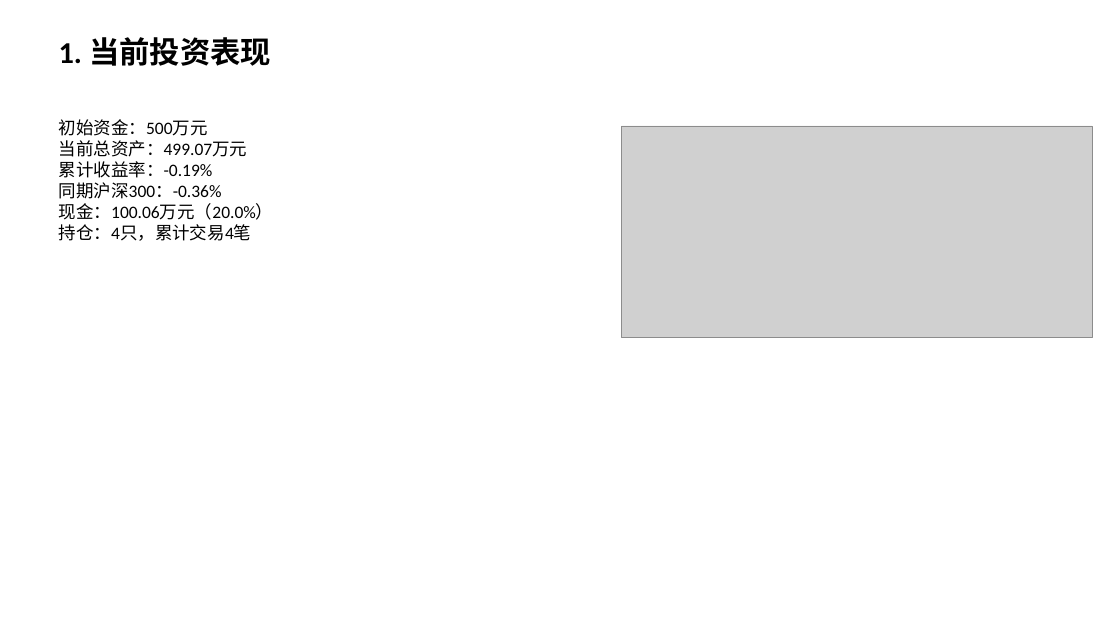
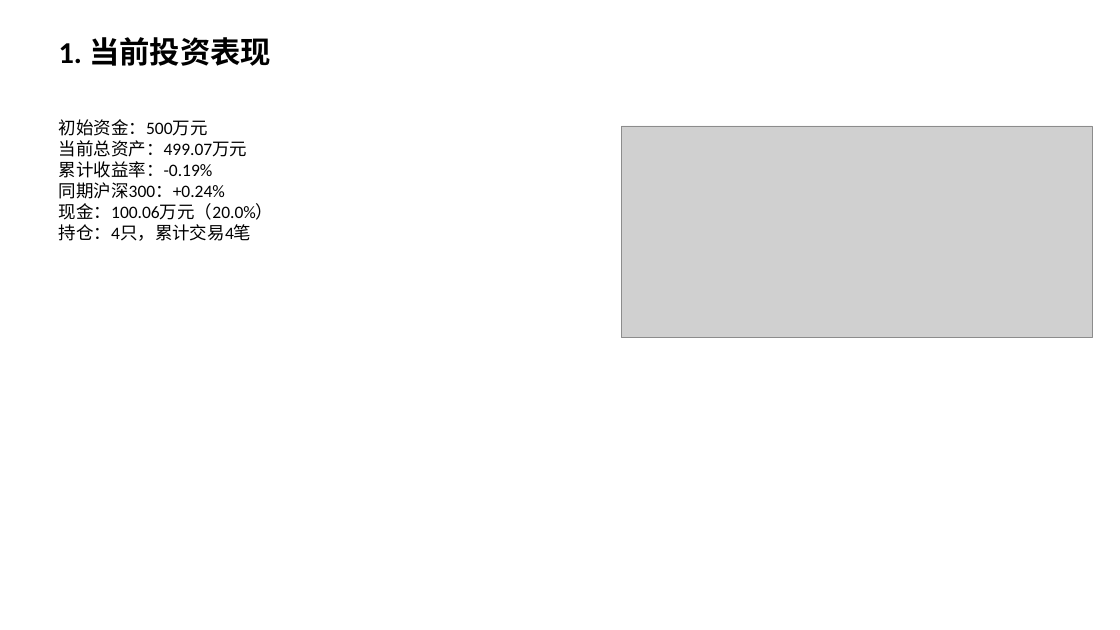
Before and after one commit to Albertdev12/pbl-workflow, a slide deck: slide 2 of outputs/12_中期路演.pptx. Drawn at 1120x630 pixels with LibreOffice and Linux fonts; fonts in the diff are those of the drawing; grey boxes stand for pictures. Boxes give left, top, right and bottom in pixels: in the first picture for what was removed or moved away, otherwise in the second. Text is boxed around its words. In the diff, an @@ line names an element or a change of style, - is before the commit and + after.

```diff
--- a/outputs/12_中期路演.pptx
+++ b/outputs/12_中期路演.pptx
@@ text at box(59, 182, 225, 199): text changed @@
-同期沪深300：-0.36%
+同期沪深300：+0.24%
```
Also in this commit, not shown: 24 other files.
